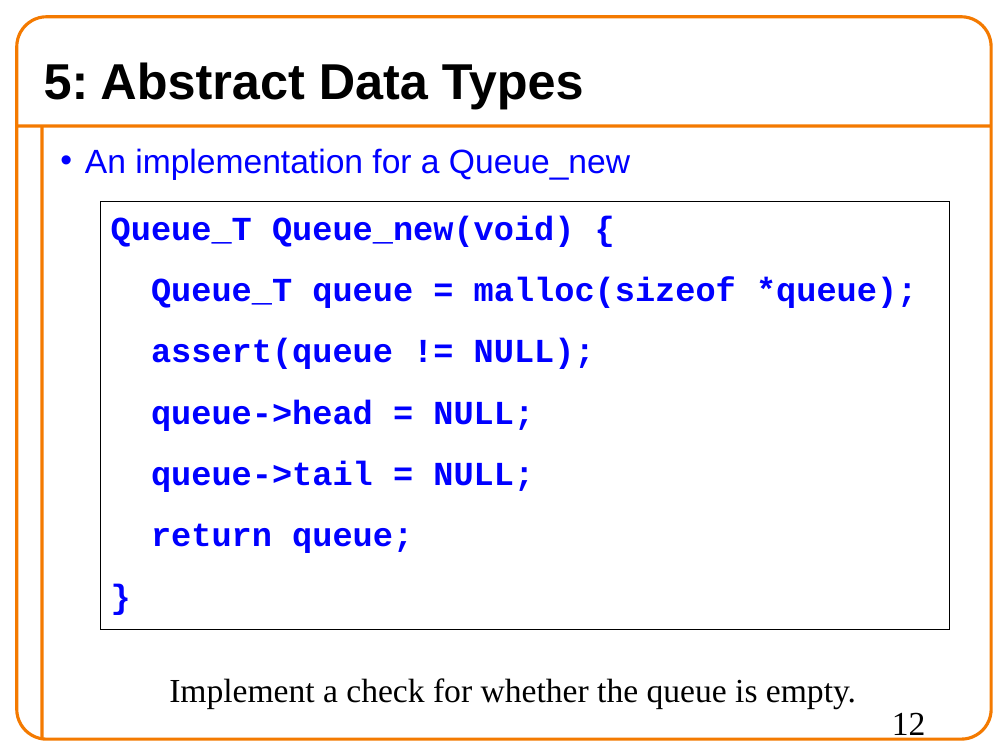
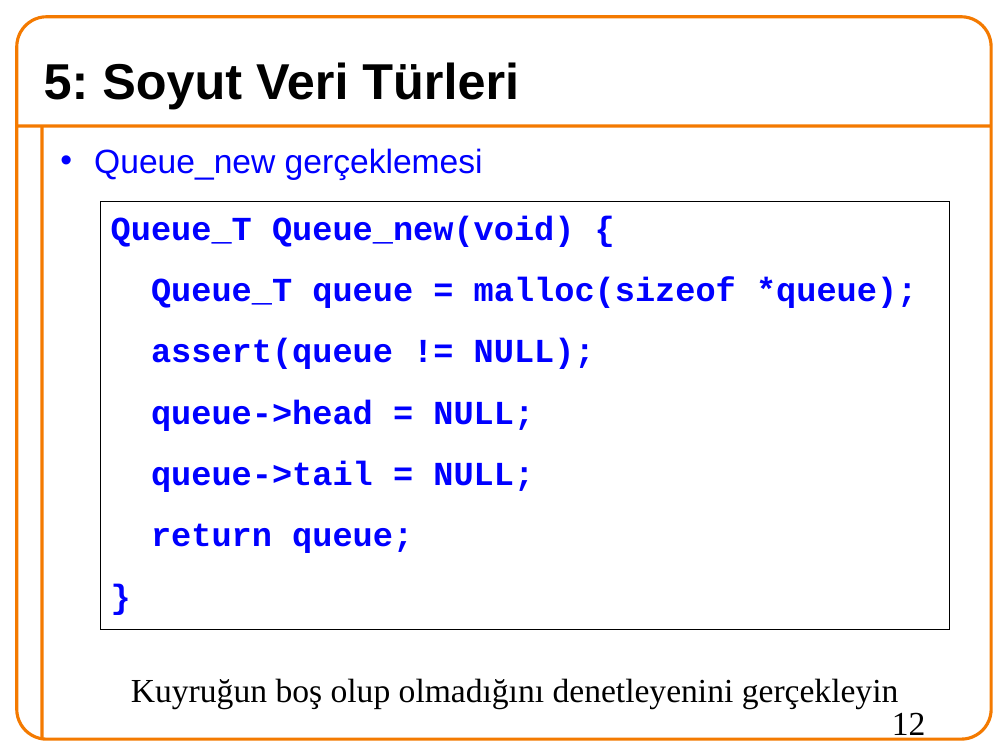
Before and after one commit to 19ceng/ceng201pro, a slide deck: slide 12 of 11mid.odp. Drawn at 1008x756 pixels with LibreOffice and Linux fonts; fonts in the diff are those of the drawing; background and template pictures are left out. Boxes give left, top, right and bottom in pixels: in the first picture for what was removed or moved away, otherwise in the second. Text is boxed around its words. In the diff, an @@ line names an element or a change of style, - is before the commit and + after.

```diff
--- a/11mid.odp
+++ b/11mid.odp
@@ title at (x1=44, y1=62, x2=519, y2=109): text changed @@
-5: Abstract Data Types
+5: Soyut Veri Türleri
@@ text at (x1=94, y1=148, x2=483, y2=180): text changed @@
-• An implementation for a Queue_new
+• Queue_new gerçeklemesi
@@ text at (x1=131, y1=678, x2=899, y2=708): text changed @@
-Implement a check for whether the queue is empty.
+Kuyruğun boş olup olmadığını denetleyenini gerçekleyin
```
Also in this commit, not shown: 10 other slides changed, 5 slides added, 6 slides removed, 5 other files.
